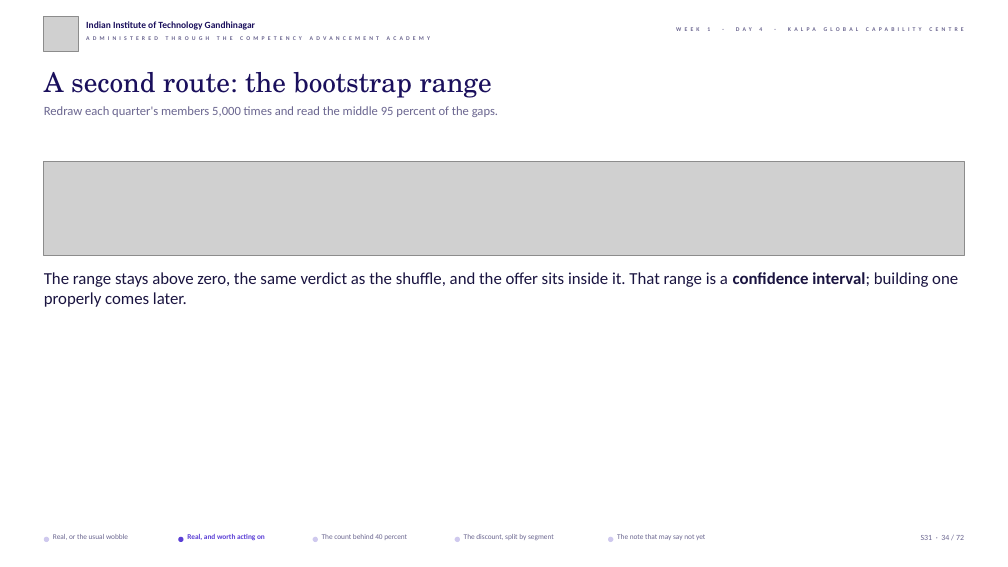
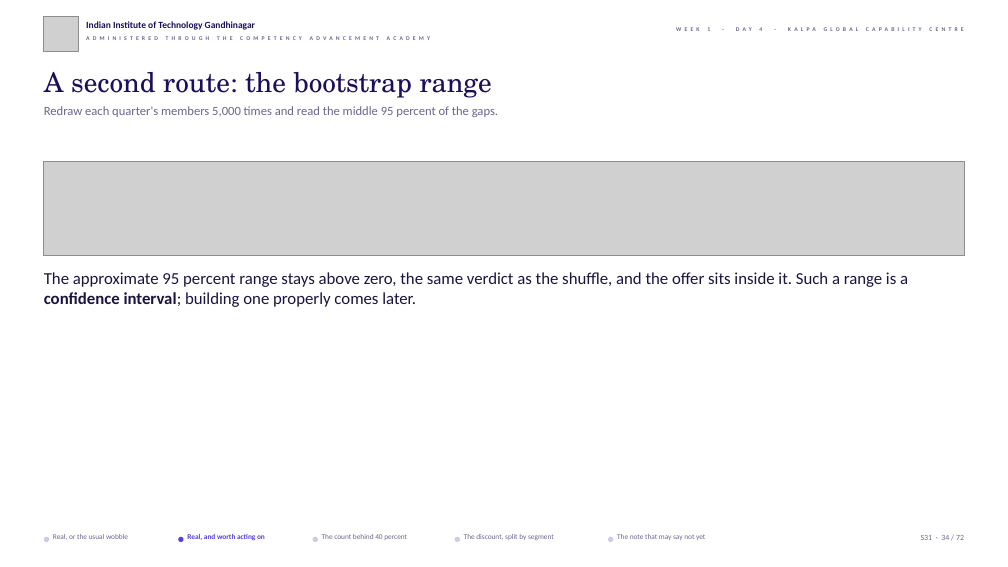
Before and after one commit to fde-academy-lab/c2-content-factory, a slide deck: slide 34 of content/W01/D4/slides/C2_W01_D04_half1_STUDENT.pptx. Drawn at 1008x567 pixels with LibreOffice and Linux fonts; fonts in the diff are those of the drawing; grey boxes stand for pictures; background and template pictures are left out. Boxes give left, top, right and bottom in pixels: in the first picture for what was removed or moved away, otherwise in the second. Text is boxed around its words. In the diff, an @@ line names an element or a change of style, - is before the commit and + after.

```diff
--- a/content/W01/D4/slides/C2_W01_D04_half1_STUDENT.pptx
+++ b/content/W01/D4/slides/C2_W01_D04_half1_STUDENT.pptx
@@ text at (x1=44, y1=272, x2=908, y2=307): text changed @@
-The range stays above zero, the same verdict as the shuffle, and the offer sits inside it. That range is a confidence interval; building one properly comes later.
+The approximate 95 percent range stays above zero, the same verdict as the shuffle, and the offer sits inside it. Such a range is a confidence interval; building one properly comes later.
```
Also in this commit, not shown: 7 other slides changed, 15 other files.
